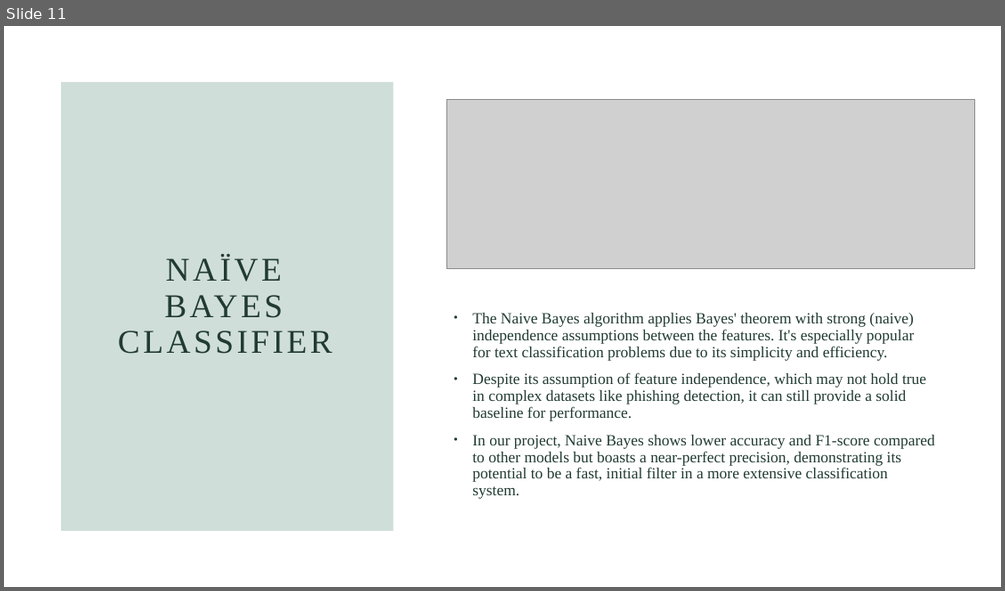
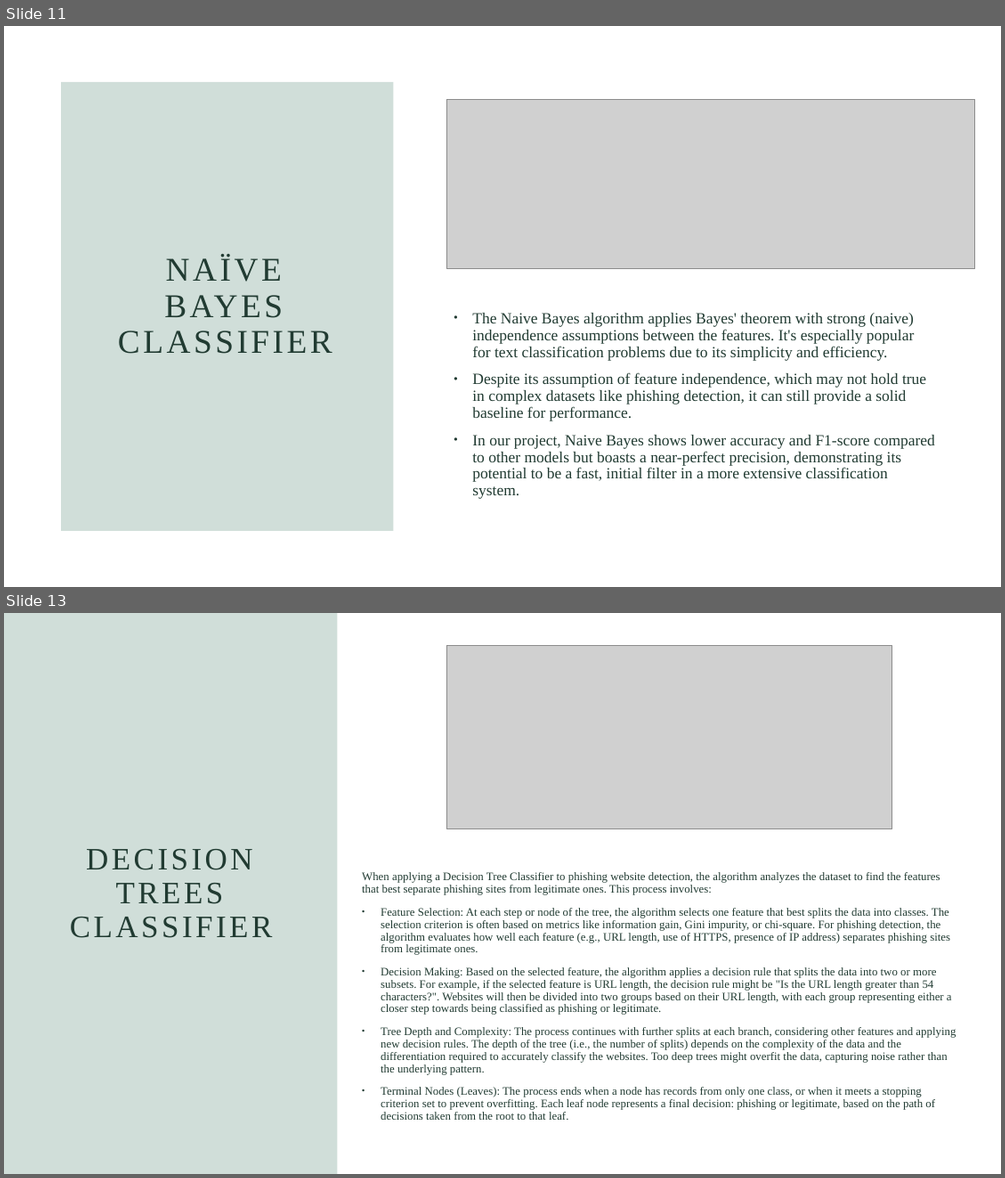
Before and after one commit to mpriyankapatil/ISU-Software_Project_2024, a slide deck: Week 6 .pptx. Shown one above the other, each under a label of ours: slide 11 before the commit, slides 11 and 13 after it; the slides between them are not shown. The pictures are 1005x591 and 1005x1178 pixels, drawn with LibreOffice and Linux fonts; fonts in the diff are those of the drawing; grey boxes stand for pictures. Boxes give left, top, right and bottom in pixels: in the first picture for what was removed or moved away, otherwise in the second. Text is boxed around its words. In the diff, an @@ line names an element or a change of style, - is before the commit and + after.

Commit message:
updated presentation

```diff
--- a/Week 6 .pptx
+++ b/Week 6 .pptx
@@ slide 13 added at <box>4,613,1001,1174</box>, background #FFFFFF @@
@@ rectangle added at <box>4,613,338,1174</box>, fill #467E6B at 25% opacity @@
@@ picture added at <box>446,646,892,829</box> @@
@@ title added at <box>70,849,273,938</box>, 30 pt, text #213B32 @@
+DECISION TREES CLASSIFIER
@@ text added at <box>362,872,955,1119</box>, 11 pt, text #213B32 @@
+When applying a Decision Tree Classifier to phishing website detection, the algorithm analyzes the dataset to find the features that best separate phishing sites from legitimate ones. This process involves:
+• Feature Selection: At each step or node of the tree, the algorithm selects one feature that best splits the data into classes. The selection criterion is often based on metrics like information gain, Gini impurity, or chi-square. For phishing detection, the algorithm evaluates how well each feature (e.g., URL length, use of HTTPS, presence of IP address) separates phishing sites from legitimate ones.
+• Decision Making: Based on the selected feature, the algorithm applies a decision rule that splits the data into two or more subsets. For example, if the selected feature is URL length, the decision rule might be "Is the URL length greater than 54 characters?". Websites will then be divided into two groups based on their URL length, with each group representing either a closer step towards being classified as phishing or legitimate.
+• Tree Depth and Complexity: The process continues with further splits at each branch, considering other features and applying new decision rules. The depth of the tree (i.e., the number of splits) depends on the complexity of the data and the differentiation required to accurately classify the websites. Too deep trees might overfit the data, capturing noise rather than the underlying pattern.
+• Terminal Nodes (Leaves): The process ends when a node has records from only one class, or when it meets a stopping criterion set to prevent overfitting. Each leaf node represents a final decision: phishing or legitimate, based on the path of decisions taken from the root to that leaf.
```
Also in this commit, not shown: 6 other slides added, 1 other file.
